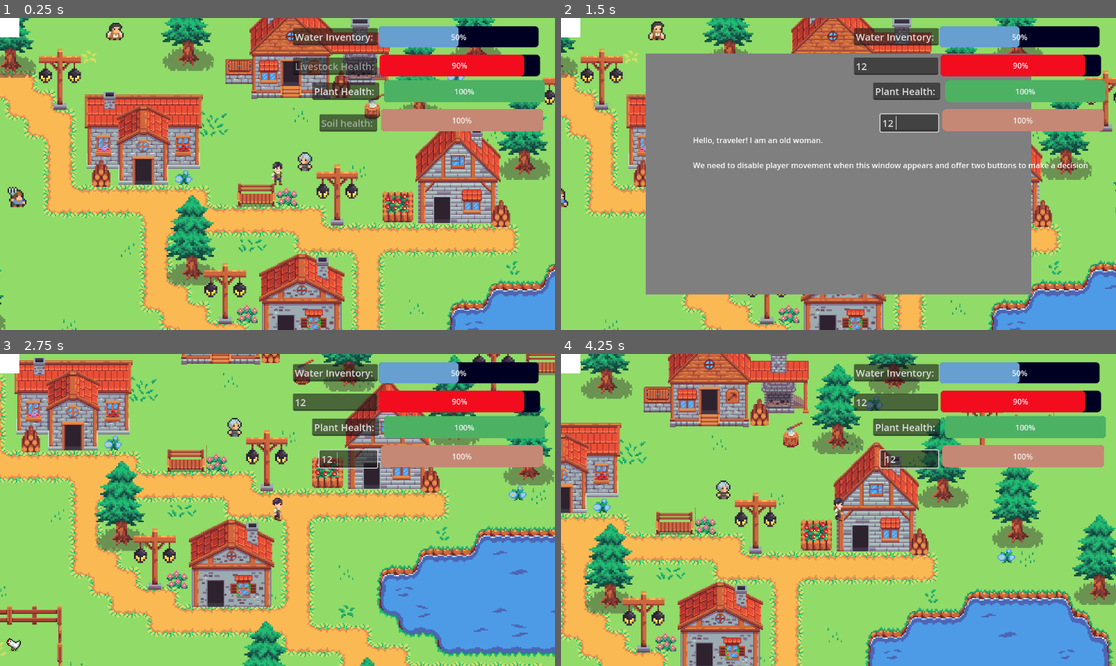
Above: before the commit, frames 1-4 (two rows, left to right).
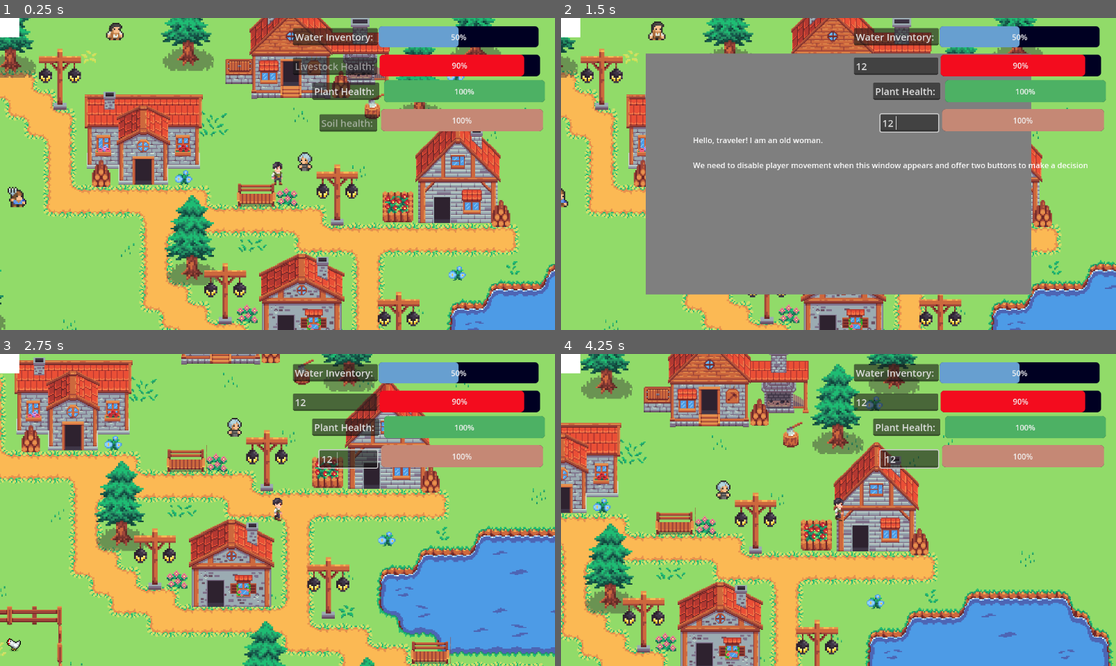
Above: after the commit, the same moments.

Repository: Sakesh-A/Game-Jam-Repo
Game: Godot game, scene res://scenes/game.tscn
Two runs of this game, one before a commit and one after it. Both use one fixed random seed, a clock stepped at 60 frames per second and the inputs below.
Inputs (mouse positions are in pixels of both pictures, inside the frame that each line leads up to):
- Up to frame 1 (0.25 s): no input
- Up to frame 2 (1.5 s): click (894, 64) at 0.52 s; type "12" at 0.6 s; click (910, 124) at 0.75 s; type "12" at 0.83 s; hold Right (ui_right) from 1.28 s (still down); tap Space (interact) at 1.35 s
- Up to frame 3 (2.75 s): release Right (ui_right) at 2.03 s; hold Down (ui_down) from 2.03 s (still down); tap Space (interact) at 2.1 s
- Up to frame 4 (4.25 s): release Down (ui_down) at 2.78 s; hold Right (ui_right) 2.78-3.53 s; tap Space (interact) at 2.85, 3.6 s; hold Up (ui_up) from 3.53 s (still down)

The runs differ from the first frame. In frame 1, 1.9% of the frame differs, in the area x 67-100%, y 19-100%; in frame 2, 1.9%; in frame 3, 2.8%; in frame 4, 5.4%, in the area x 42-100%, y 18-100%.

Commit message:
farm space

Diff:
--- a/scenes/game.tscn
+++ b/scenes/game.tscn
@@ -296,18 +296,12 @@
 [node name="Tree4" parent="." instance=ExtResource("2_yqjtg")]
 position = Vector2(111, 1390)
 
-[node name="Tree5" parent="." instance=ExtResource("2_yqjtg")]
-position = Vector2(2372, 753)
-
 [node name="Tree6" parent="." instance=ExtResource("2_yqjtg")]
 position = Vector2(992, 1192)
 
 [node name="Tree7" parent="." instance=ExtResource("2_yqjtg")]
 position = Vector2(1590, 1858)
 
-[node name="Tree8" parent="." instance=ExtResource("2_yqjtg")]
-position = Vector2(2681, 920)
-
 [node name="Tree9" parent="." instance=ExtResource("2_yqjtg")]
 position = Vector2(2010, 2008)
 
@@ -321,7 +315,7 @@
 position = Vector2(1133, 1391)
 
 [node name="Light Pole 3" parent="." instance=ExtResource("13_wm60a")]
-position = Vector2(2539, 591)
+position = Vector2(1853, 1511)
 
 [node name="Light Pole 4" parent="." instance=ExtResource("13_wm60a")]
 position = Vector2(447, 501)
@@ -330,7 +324,7 @@
 position = Vector2(1852, 980)
 
 [node name="Light Pole 6" parent="." instance=ExtResource("15_psqdk")]
-position = Vector2(2640, 1028)
+position = Vector2(2097, 1218)
 
 [node name="Light Pole 7" parent="." instance=ExtResource("15_psqdk")]
 position = Vector2(58, 586)
@@ -345,7 +339,7 @@
 position = Vector2(1259, 909)
 
 [node name="Chair Bench2" parent="." instance=ExtResource("16_s3mr8")]
-position = Vector2(2747, 506)
+position = Vector2(2273, 1707)
 
 [node name="House4" parent="." instance=ExtResource("17_us0lq")]
 position = Vector2(1442, 470)
@@ -564,7 +558,7 @@
 position = Vector2(1389, 905)
 
 [node name="Tree11" parent="." instance=ExtResource("2_yqjtg")]
-position = Vector2(3022, 1157)
+position = Vector2(811, 2068)
 
 [node name="Chicken2" parent="." instance=ExtResource("7_qnb83")]
 position = Vector2(335, 1629)
